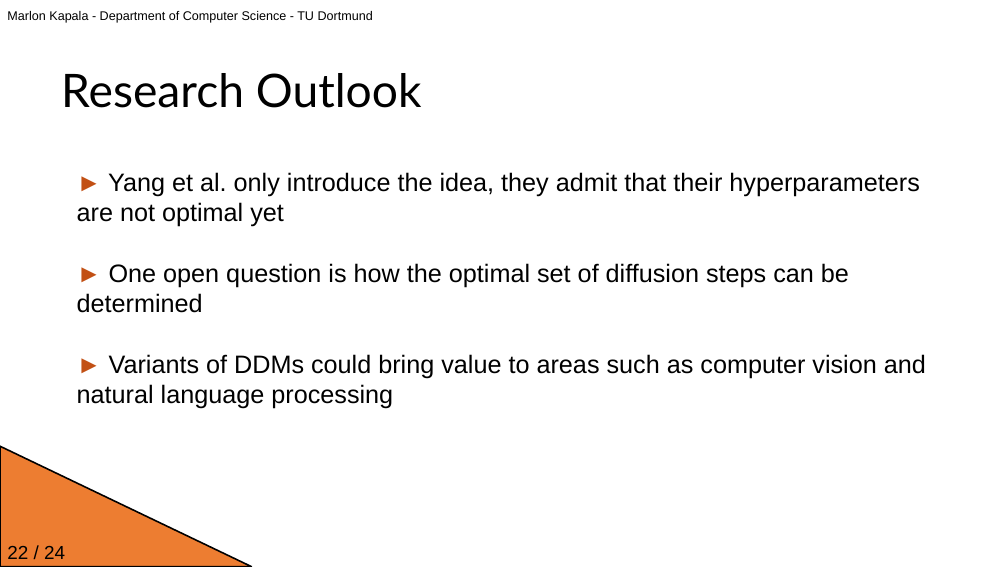
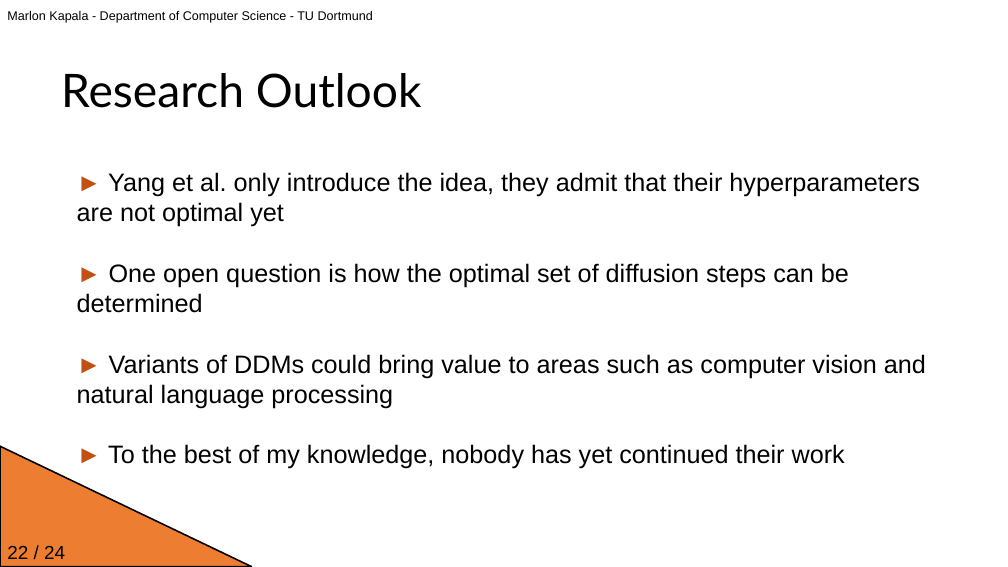
Before and after one commit to JavaLangMarlon/ddm-proseminar-tu-dortmund, a slide deck: slide 23 of presentation.pptx (slide 22 before the commit). Drawn at 1008x567 pixels with LibreOffice and Linux fonts; fonts in the diff are those of the drawing; background and template pictures are left out. Boxes give left, top, right and bottom in pixels: in the first picture for what was removed or moved away, otherwise in the second. Text is boxed around its words. In the diff, an @@ line names an element or a change of style, - is before the commit and + after.

```diff
--- a/presentation.pptx
+++ b/presentation.pptx
@@ text at bbox=[108, 444, 845, 469]: paragraph added @@
+► To the best of my knowledge, nobody has yet continued their work
```
Also in this commit, not shown: 23 other slides changed, 1 slide added, 1 other file.
